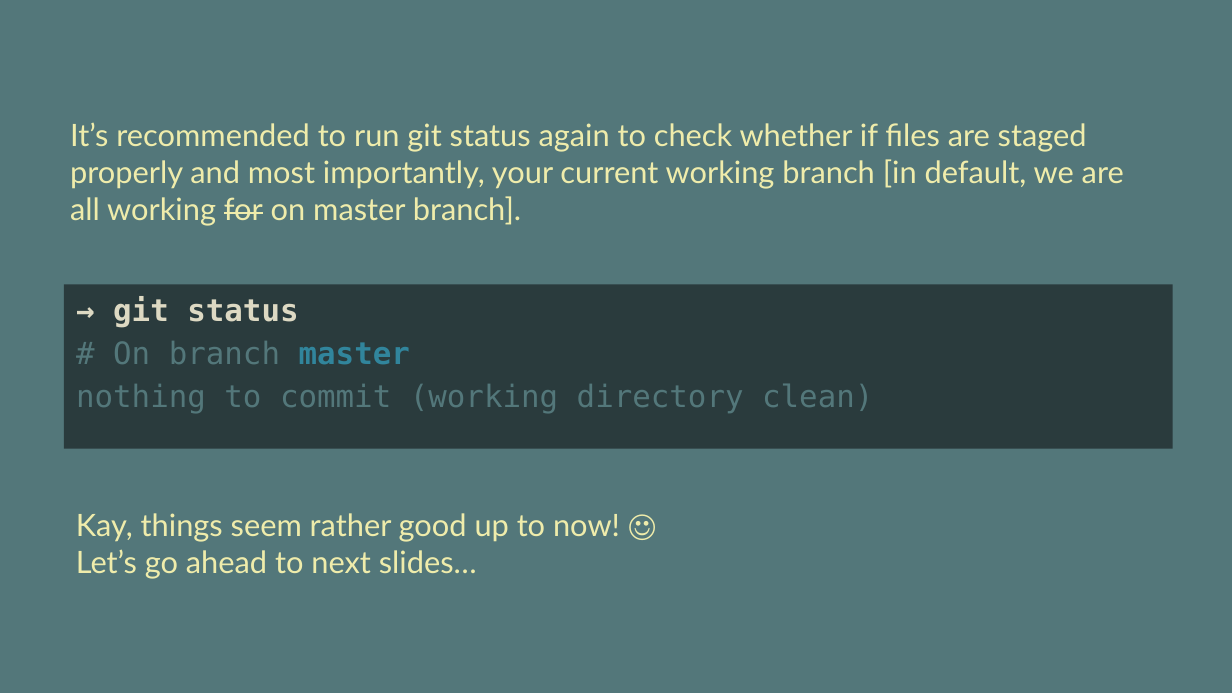
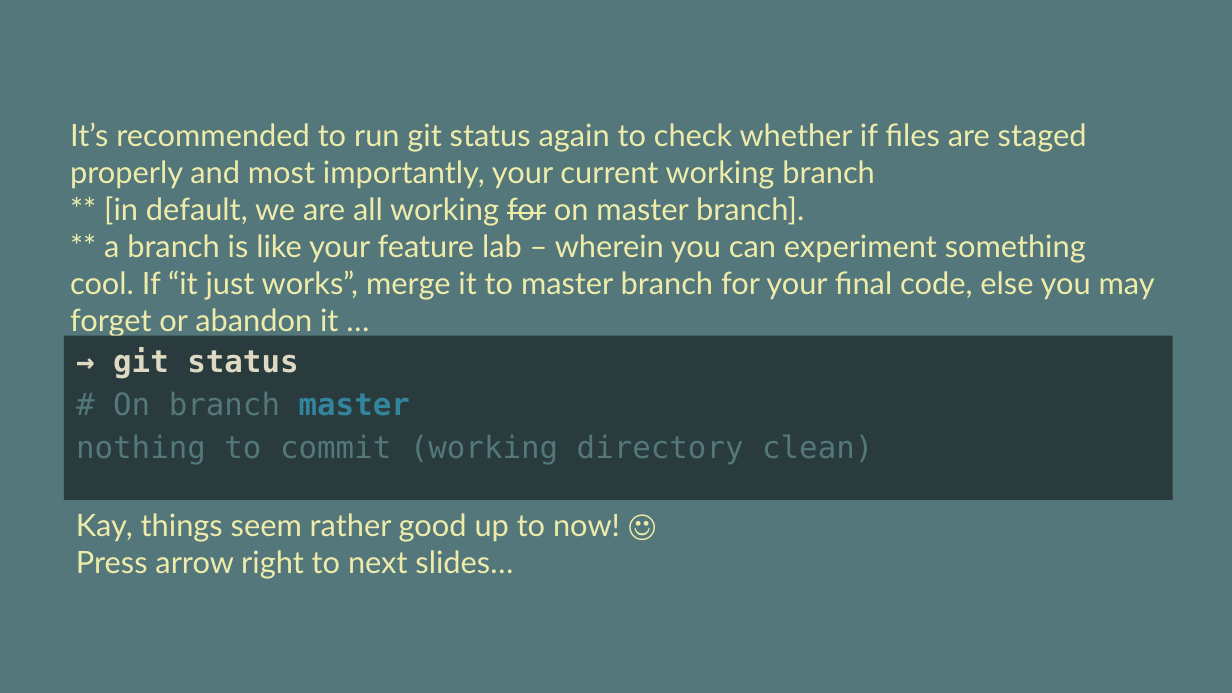
Before and after one commit to vinhnx/Git-for-beginners, a slide deck: slide 24 of git-beginner.pptx. Drawn at 1232x693 pixels with LibreOffice and Linux fonts; fonts in the diff are those of the drawing. Boxes give left, top, right and bottom in pixels: in the first picture for what was removed or moved away, otherwise in the second. Text is boxed around its words. In the diff, an @@ line names an element or a change of style, - is before the commit and + after.

```diff
--- a/git-beginner.pptx
+++ b/git-beginner.pptx
@@ text at <box>70,123,1155,337</box>: text changed @@
-It’s recommended to run git status again to check whether if files are staged properly and most importantly, your current working branch [in default, we are all working for on master branch].
+It’s recommended to run git status again to check whether if files are staged properly and most importantly, your current working branch
+** [in default, we are all working for on master branch].
+** a branch is like your feature lab – wherein you can experiment something cool. If “it just works”, merge it to master branch for your final code, else you may forget or abandon it …
@@ rectangle "→ git status": place and size @@
-rectangle "→ git status" at <box>64,285,1173,448</box>
+rectangle "→ git status" at <box>64,335,1173,499</box>
@@ text at <box>76,550,513,579</box>: text changed @@
-Let’s go ahead to next slides…
+Press arrow right to next slides…
```
Also in this commit, not shown: 9 other slides changed, 1 slide added, 1 other file.
